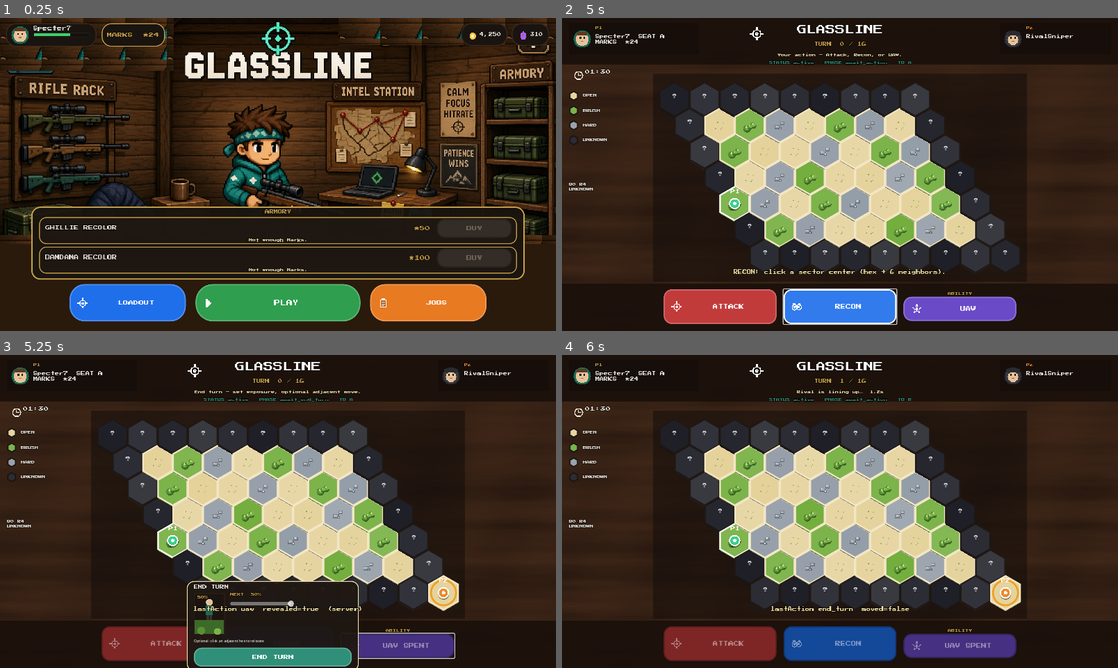
Above: before the commit, frames 1-4 (two rows, left to right).
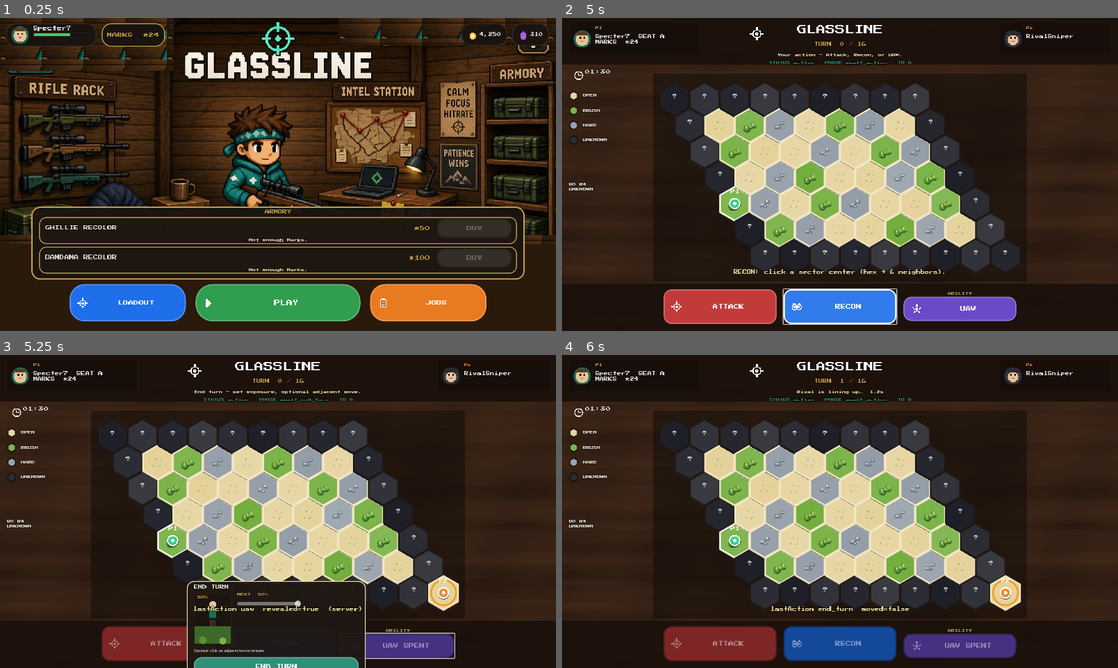
Above: after the commit, the same moments.

Repository: physikal/glassline-godot
Game: Godot game, scene res://scenes/lobby/hideout_lobby.tscn
Two runs of this game, one before a commit and one after it. Both use one fixed random seed, a clock stepped at 60 frames per second and the inputs below.
Inputs (mouse positions are in pixels of both pictures, inside the frame that each line leads up to):
- Up to frame 1 (0.25 s): no input
- Up to frame 2 (5 s): click "PLAY" at 0.5 s; tap Enter at 1.25 s; move the mouse to (962, 158) at 1.27 s; click (962, 158) at 1.42 s; tap Space at 2 s; move the mouse to (728, 190) at 2.02 s; click (728, 190) at 2.17 s; click "START" at 2.75 s; click "ATTACK" at 3.5 s; click "RECON" at 4.25 s
- Up to frame 3 (5.25 s): click "UAV" at 5 s
- Up to frame 4 (6 s): click "END TURN" at 5.75 s

Frames 1-2 are identical in both runs. In frame 3, 2.2% of the frame differs, in the area x 33-66%, y 72-100%; in frame 4, nothing differs.

Commit message:
Record LIVE E1–E5 PASS and finish E6 doll chrome stills
LIVE_SHOP_EQUIP_OK on p_de36446288d04e7fae37da98072e51c4: 403 not_owned,
you.equippedSkinId set/swap/null, /shop/me bind, E5 bare vs worn parity.
Doll still shows leafy hood so hideout + exposure share the same id.

Co-authored-by: physikal <physikal@users.noreply.github.com>

Diff:
--- a/scenes/match/exposure_doll.gd
+++ b/scenes/match/exposure_doll.gd
@@ -10,7 +10,7 @@
 
 
 func _ready() -> void:
-	custom_minimum_size = Vector2(72, 96)
+	custom_minimum_size = Vector2(88, 118)
 	mouse_filter = Control.MOUSE_FILTER_IGNORE
 	queue_redraw()
 
@@ -50,17 +50,22 @@
 	elif bandana:
 		shirt = Color("8a3a28")
 	if ghillie:
-		draw_circle(Vector2(cx, h * 0.20), 10.0, Color("3d6a28"))
-		draw_circle(Vector2(cx - 6.0, h * 0.16), 5.0, Color("5a8f34"))
-		draw_circle(Vector2(cx + 6.0, h * 0.17), 4.5, Color("7cb34a"))
-	draw_circle(Vector2(cx, h * 0.22), 8.0, body)
+		## Full leafy hood with a face peek — same chrome read as hideout plate.
+		draw_circle(Vector2(cx, h * 0.24), 7.0, body)
+		draw_circle(Vector2(cx, h * 0.16), 13.0, Color("3d6a28"))
+		draw_circle(Vector2(cx - 8.0, h * 0.12), 6.5, Color("5a8f34"))
+		draw_circle(Vector2(cx + 8.0, h * 0.13), 6.0, Color("7cb34a"))
+		draw_circle(Vector2(cx, h * 0.08), 5.5, Color("6aa03a"))
+		draw_circle(Vector2(cx + 1.0, h * 0.26), 4.5, body)
+	else:
+		draw_circle(Vector2(cx, h * 0.22), 8.0, body)
 	if bandana:
 		draw_rect(Rect2(cx - 9.0, h * 0.16, 18.0, 5.0), Color("c45a4a"))
 	draw_rect(Rect2(cx - 8.0, h * 0.30, 16.0, 22.0), shirt)
 	if ghillie:
-		draw_circle(Vector2(cx - 8.0, h * 0.32), 4.5, Color("5a8f34"))
-		draw_circle(Vector2(cx + 8.0, h * 0.34), 4.0, Color("7cb34a"))
-		draw_circle(Vector2(cx, h * 0.38), 3.5, Color("3d6a28"))
+		draw_circle(Vector2(cx - 9.0, h * 0.32), 5.5, Color("5a8f34"))
+		draw_circle(Vector2(cx + 9.0, h * 0.34), 5.0, Color("7cb34a"))
+		draw_circle(Vector2(cx, h * 0.36), 4.5, Color("3d6a28"))
 	draw_rect(Rect2(cx - 6.0, h * 0.52, 5.0, 16.0), Color("3a332c"))
 	draw_rect(Rect2(cx + 1.0, h * 0.52, 5.0, 16.0), Color("3a332c"))
 	var cover_h := h * ((100.0 - exposure_pct) / 100.0) * 0.72
--- a/scenes/match/match_screen.gd
+++ b/scenes/match/match_screen.gd
@@ -142,7 +142,10 @@
 	_end_panel.visible = true
 	_bind_server_exposure(ClientSession.typed_snapshot())
 	if _exposure_doll:
+		## High exposure so cover does not hide the leafy hood / shirt chrome.
+		_exposure_doll.bind_server_pct(85.0)
 		_exposure_doll.bind_equipped(ClientSession.equipped_cosmetic)
+		_exposure_doll.custom_minimum_size = Vector2(96, 128)
 	await get_tree().process_frame
 	await get_tree().process_frame
 	await RenderingServer.frame_post_draw
@@ -347,7 +350,7 @@
 	expose_row.add_theme_constant_override("separation", 12)
 	end_col.add_child(expose_row)
 	_exposure_doll = ExposureDoll.new()
-	_exposure_doll.custom_minimum_size = Vector2(72, 96)
+	_exposure_doll.custom_minimum_size = Vector2(88, 118)
 	expose_row.add_child(_exposure_doll)
 	var expose_col := VBoxContainer.new()
 	expose_col.add_theme_constant_override("separation", 6)
Not shown, changed: artifacts/live_shop_equip_smoke.txt
Binary file changed: artifacts/ux/equip_exposure_doll.png
Not shown, changed: artifacts/EQUIP_CHROME_NOTES.md
